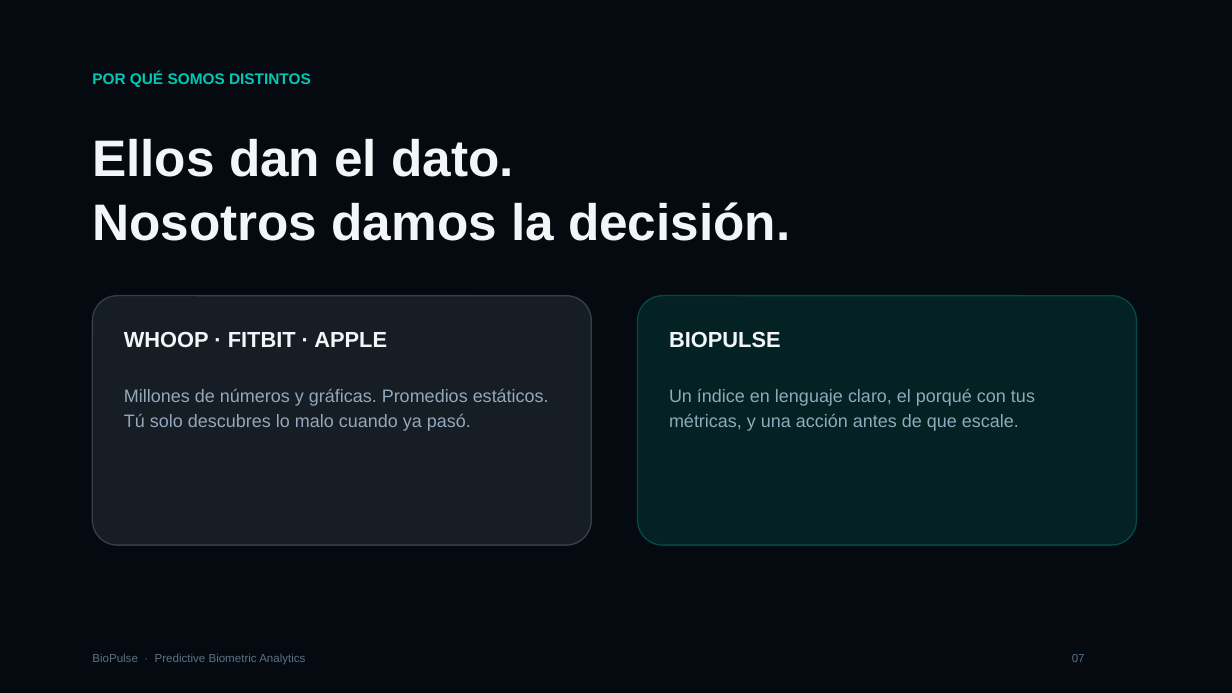
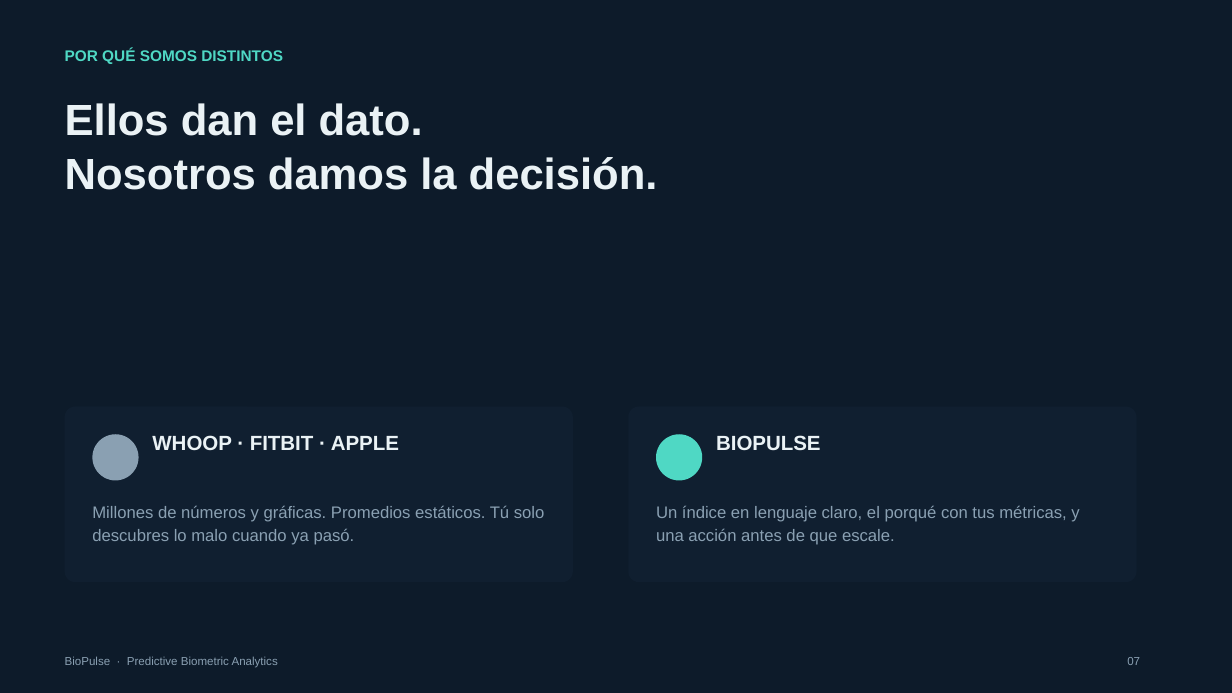
Before and after one commit to Emelecto/Bio-Pulse, a slide deck: slide 7 of pitch/BioPulse_Pitch_App_Actual.pptx. Drawn at 1232x693 pixels with LibreOffice and Linux fonts; fonts in the diff are those of the drawing. Boxes give left, top, right and bottom in pixels: in the first picture for what was removed or moved away, otherwise in the second. Text is boxed around its words. In the diff, an @@ line names an element or a change of style, - is before the commit and + after.

Commit message:
Pitch App Actual: rediseno minimalista con estilo de la presentacion anterior (sin imagenes AI)
- Mismas coordenadas/grilla que BioPulse_Pitch_Final: kicker T0.5, headline T1.0,
  cards W3.80 H1.90 en columnas 0.70/4.90/9.10, punto acento, footer T7.08
- 0 imagenes: estilo limpio, solo tipografia y tarjetas de color
- Contenido 100% app actual: BioScore, Riesgo, Sleep, Coach, Tu Laboratorio
  (mapa energia + forecast), Bienestar+Coach, diferenciacion, traccion, mercado, modelo, inversion
- Eliminadas imagenes AI (bp_hero_bg.png, bp_rings.png) del deck

```diff
--- a/pitch/BioPulse_Pitch_App_Actual.pptx
+++ b/pitch/BioPulse_Pitch_App_Actual.pptx
@@ rectangle at [0,0,1232,693]: fill #050A10 to #0D1B2A @@
@@ text "POR QUÉ SOMOS DISTINTOS": place and size @@
-text "POR QUÉ SOMOS DISTINTOS" at [92,72,311,87]
+text "POR QUÉ SOMOS DISTINTOS" at [65,49,283,64]
@@ text "POR QUÉ SOMOS DISTINTOS" at [65,49,283,64]: text colour #00C8B4 to #4FD8C4 @@
@@ text "Ellos dan el dato. Nosotros ...": place and size @@
-text "Ellos dan el dato. Nosotros ..." at [92,138,790,241]
+text "Ellos dan el dato. Nosotros ..." at [65,103,658,190]
@@ text "Ellos dan el dato. Nosotros ..." at [65,103,658,190]: size 40 to 34 pt, text colour #F2F6F8 to #EAF2F5; line spacing 1.04 to 1.02 @@
@@ rounded rectangle: place and size @@
-rounded rectangle at [92,296,592,545]
+rounded rectangle at [65,407,573,582]
@@ rounded rectangle at [65,407,573,582]: fill #93A8BC at 12% opacity to #101F30; outline #93A8BC 1 pt to none; proportions changed @@
@@ rounded rectangle: place and size @@
-rounded rectangle at [638,296,1137,545]
+rounded rectangle at [628,407,1137,582]
@@ rounded rectangle at [628,407,1137,582]: fill #00C8B4 at 12% opacity to #101F30; outline #00C8B4 1 pt to none; proportions changed @@
@@ ellipse added at [92,434,139,481], fill #8AA0B2 @@
@@ text "WHOOP · FITBIT · APPLE": place and size @@
-text "WHOOP · FITBIT · APPLE" at [124,331,387,348]
+text "WHOOP · FITBIT · APPLE" at [152,435,399,450]
@@ text "WHOOP · FITBIT · APPLE" at [152,435,399,450]: size 17 to 16 pt, text colour #F2F6F8 to #EAF2F5 @@
@@ ellipse added at [656,434,702,481], fill #4FD8C4 @@
@@ text "BIOPULSE" at [716,435,821,450]: size 17 to 16 pt, text colour #F2F6F8 to #EAF2F5 @@
@@ text "BIOPULSE": place and size @@
-text "BIOPULSE" at [669,331,781,348]
+text "BIOPULSE" at [716,435,821,450]
@@ text "Millones de números y gráficas. ..." at [92,506,545,545]: size 14 to 13 pt, text colour #93A8BC to #8AA0B2; line spacing 1.18 to 1.15 @@
@@ text "Millones de números y gráficas. ...": place and size @@
-text "Millones de números y gráficas. ..." at [124,389,549,431]
+text "Millones de números y gráficas. ..." at [92,506,545,545]
@@ text "Un índice en lenguaje claro, ...": place and size @@
-text "Un índice en lenguaje claro, ..." at [669,389,1035,431]
+text "Un índice en lenguaje claro, ..." at [656,506,1079,545]
@@ text "Un índice en lenguaje claro, ..." at [656,506,1079,545]: size 14 to 13 pt, text colour #93A8BC to #8AA0B2; line spacing 1.18 to 1.15 @@
@@ text "BioPulse · Predictive Biometric Analytics": place and size @@
-text "BioPulse · Predictive Biometric Analytics" at [92,653,305,664]
+text "BioPulse · Predictive Biometric Analytics" at [65,656,278,668]
@@ text "BioPulse · Predictive Biometric Analytics" at [65,656,278,668]: text colour #5A7288 to #8AA0B2 @@
@@ text "07" at [1127,657,1140,665]: text colour #5A7288 to #8AA0B2 @@
@@ text "07": place and size @@
-text "07" at [1072,654,1085,662]
+text "07" at [1127,657,1140,665]
```
Also in this commit, not shown: 10 other slides changed, 1 other file.
